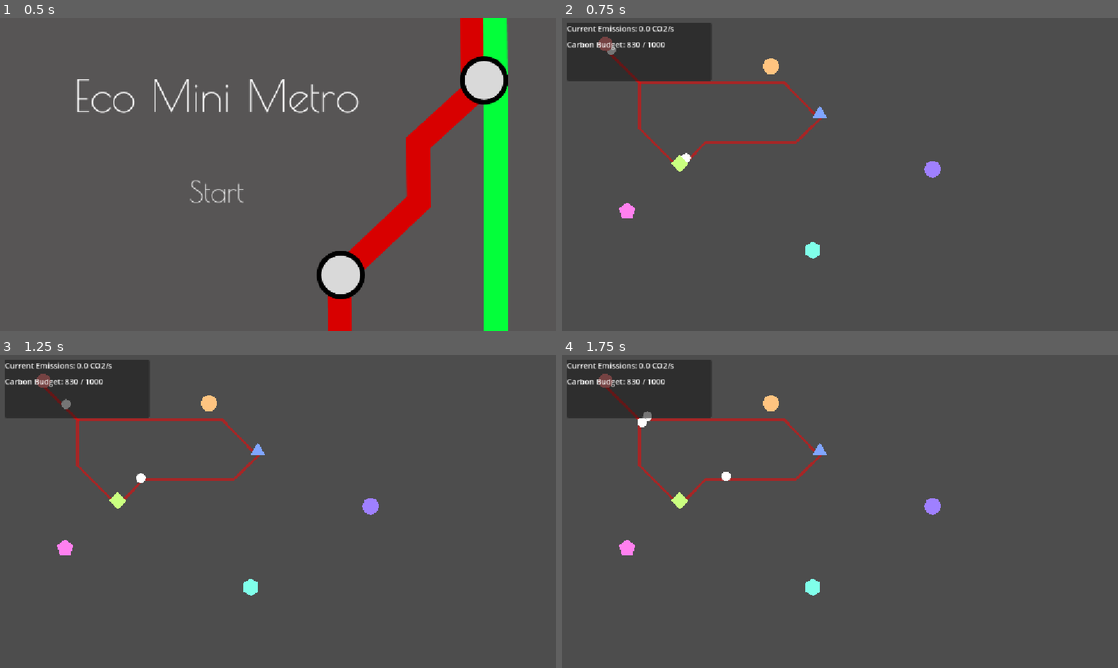
Above: before the commit, frames 1-4 (two rows, left to right).
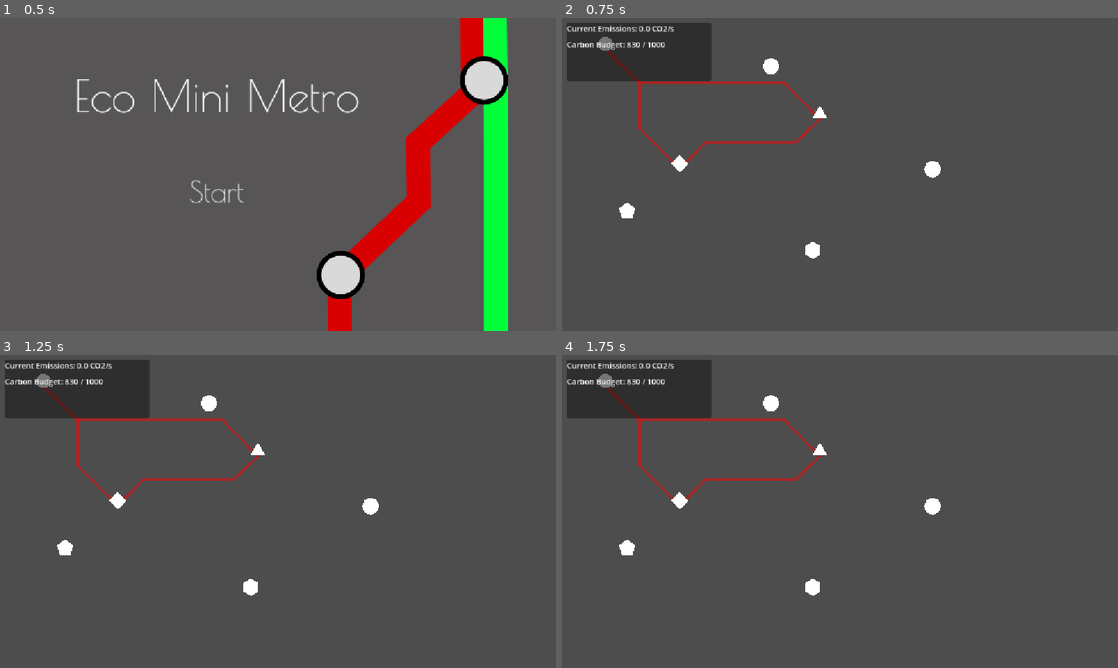
Above: after the commit, the same moments.

Repository: 9thAzure/CarbonCommuter
Game: Godot game, scene res://scenes/ui/menus/mainmenu.tscn
Same seed, same stepped clock (60 frames per second), same inputs: the game is played once before the commit and once after it.
Inputs (mouse positions are in pixels of both pictures, inside the frame that each line leads up to):
- Up to frame 1 (0.5 s): no input
- Up to frame 2 (0.75 s): click "Start" at 0.5 s
- Up to frame 3 (1.25 s): no input
- Up to frame 4 (1.75 s): move the mouse to (962, 495) at 1.27 s; click (962, 495) at 1.42 s

Frame 1 is identical in both runs. In frame 2, 0.7% of the frame differs, in the area x 6-69%, y 6-77%; in frame 3, 0.8%; in frame 4, 0.8%.

Commit message:
Housekeeping, chunked a lot of code in line

Diff:
--- a/passengers/passenger.gd
+++ b/passengers/passenger.gd
@@ -79,8 +79,3 @@
 		path.push_back([next_station, id % 3])
 
 	print("path: ", path)
-#
-#	var point_ids : PackedInt64Array = TransportGrid.grid.get_point_ids()
-#	print(point_ids)
-#	for id in point_ids:
-#		prints("\t", id, "-", TransportGrid.grid.get_point_connections(id))
--- a/transport/line/line.gd
+++ b/transport/line/line.gd
@@ -37,14 +37,9 @@
 var travel_speed := 0
 static var list_of_lines : Array[Line] = []
 
-# Pathing
-var path_2d: Path2D
-var path_follow: PathFollow2D
-var is_moving := true
-
-# Movement Speed
-@export var speed: float = 100.0
-@export var loop: bool = true
+@onready
+var path_2d: Path2D = $"Path2D"
+
 
 const MODE_PROPERTIES := {
 	LineType.BUS: {
@@ -74,9 +69,7 @@
 	assert(station1)
 	assert(station2)
 
-	create_path_nodes()
 	update_path()
-
 
 	set_distance()
 	apply_line_mode()
@@ -90,36 +83,6 @@
 		vehicles_on_line = 35
 
 	TransportGrid.grid.connect_stations(station1, station2, line_type)
-	start_movement()
-
-func start_movement() -> void:
-	is_moving = true
-	if path_follow:
-		path_follow.progress = 0.0  # Reset to start
-
-func stop_movement() -> void:
-	is_moving = false
-
-func pause_movement() -> void:
-	is_moving = false
-
-func resume_movement() -> void:
-	is_moving = true
-
-func create_path_nodes():
-	path_2d = Path2D.new()
-	add_child(path_2d)
-
-	path_follow = PathFollow2D.new()
-	path_follow.loop = loop
-	path_follow.rotates = true
-	path_2d.add_child(path_follow)
-
-	var sprite = Sprite2D.new()
-	sprite.texture = create_circle_texture(10)  # 10px radius circle
-	sprite.position = Vector2.ZERO  # Center it on the path
-	path_follow.add_child(sprite)
-	path_follow.add_child(sprite)
 
 func update_path() -> void:
 	if not path_2d:
@@ -176,16 +139,6 @@
 	traffic = passengers_in_transit.size()
 
 func _process(delta: float) -> void:
-	if not is_moving or not path_follow:
-		return
-
-	# Move along the path
-	path_follow.progress += speed * delta
-
-	# Loop back to start if enabled
-	if loop and path_follow.progress_ratio >= 1.0:
-		path_follow.progress = 0.0
-
 	# Update all passengers traveling on this line
 	for i in range(passengers_in_transit.size() - 1, -1, -1):
 		passengers_in_transit[i].time_remaining -= delta
@@ -227,15 +180,9 @@
 	if diagonal_change.length_squared() > straight_change.length_squared():
 		diagonal_change /= 2
 		return PackedVector2Array([position1, position1 + diagonal_change, position2 - diagonal_change, position2])
+
 	straight_change /= 2
 	return PackedVector2Array([position1, position1 + straight_change, position2 - straight_change, position2])
-
-func refresh_path() -> void:
-	update_path()
-
-# Get reference to the follower node if you need to customize it
-func get_follower() -> PathFollow2D:
-	return path_follow
 
 func _draw() -> void:
 	var points := get_line_path()
@@ -268,20 +215,3 @@
 	#points.insert(1, points[1])
 	collision_shape.segments = points
 	get_node("CollisionShape2D").shape = collision_shape
-
-# Create a circle texture programmatically
-func create_circle_texture(radius: int, color: Color = Color.WHITE) -> ImageTexture:
-	var size = radius * 2
-	var img = Image.create(size, size, false, Image.FORMAT_RGBA8)
-
-	# Draw circle
-	for x in size:
-		for y in size:
-			var dx = x - radius
-			var dy = y - radius
-			var circle_dist = sqrt(dx * dx + dy * dy)
-			if circle_dist <= radius:
-				img.set_pixel(x, y, color)
-			else:
-				img.set_pixel(x, y, Color(0, 0, 0, 0))  # Transparent
-	return ImageTexture.create_from_image(img)
--- a/transport/line/line.tscn
+++ b/transport/line/line.tscn
@@ -1,11 +1,9 @@
-[gd_scene load_steps=4 format=3 uid="uid://b6qffreg11fit"]
+[gd_scene load_steps=3 format=3 uid="uid://b6qffreg11fit"]
 
 [ext_resource type="Script" uid="uid://bs3pp0qsm5l6s" path="res://transport/line/line.gd" id="1_vygk5"]
 
 [sub_resource type="SegmentShape2D" id="SegmentShape2D_vygk5"]
 b = Vector2(0, 0)
-
-[sub_resource type="Curve2D" id="Curve2D_vygk5"]
 
 [node name="Line" type="Area2D"]
 z_index = -10
@@ -13,18 +11,9 @@
 collision_mask = 32768
 monitoring = false
 script = ExtResource("1_vygk5")
-line_type = null
 line_width = 5.0
-line_color = null
-line_alpha = null
-base_emission_factor = null
-base_travel_speed = null
-base_carbon_cost = null
-speed = null
-loop = null
 
 [node name="CollisionShape2D" type="CollisionShape2D" parent="."]
 shape = SubResource("SegmentShape2D_vygk5")
 
 [node name="Path2D" type="Path2D" parent="."]
-curve = SubResource("Curve2D_vygk5")
--- a/transport/station/station.tscn
+++ b/transport/station/station.tscn
@@ -10,16 +10,17 @@
 monitoring = false
 script = ExtResource("1_06ycu")
 icon_size = 15.0
-icon_color = Color(1, 0.5, 0.5, 1)
-icon_color = null
-station_type = null
+
+[node name="CollisionShape2D" type="CollisionShape2D" parent="."]
+shape = SubResource("CircleShape2D_06ycu")
 
 [node name="SpawnTrafficTimer" type="Timer" parent="."]
 unique_name_in_owner = true
 wait_time = 5.0
 autostart = true
 
-[node name="CollisionShape2D" type="CollisionShape2D" parent="."]
-shape = SubResource("CircleShape2D_06ycu")
+[node name="OvercrowdingTimer" type="Timer" parent="."]
+wait_time = 30.0
 
 [connection signal="timeout" from="SpawnTrafficTimer" to="." method="_on_spawn_traffic_timer_timeout"]
+[connection signal="timeout" from="OvercrowdingTimer" to="." method="_on_overcrowding_timer_timeout"]
